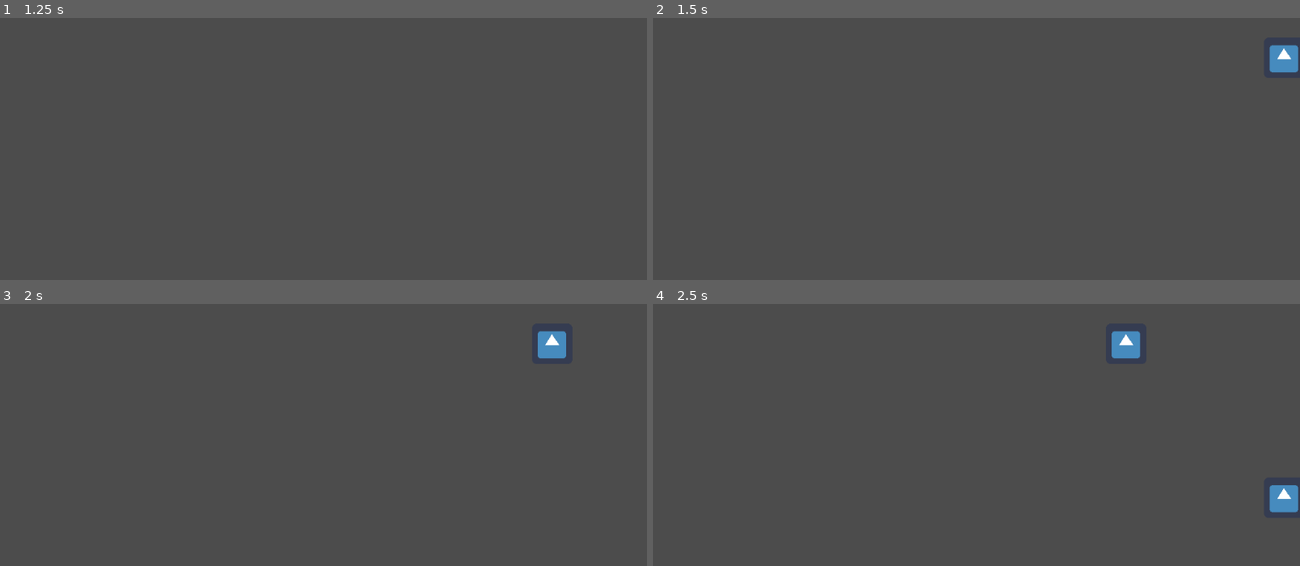
Above: before the commit, frames 1-4 (two rows, left to right).
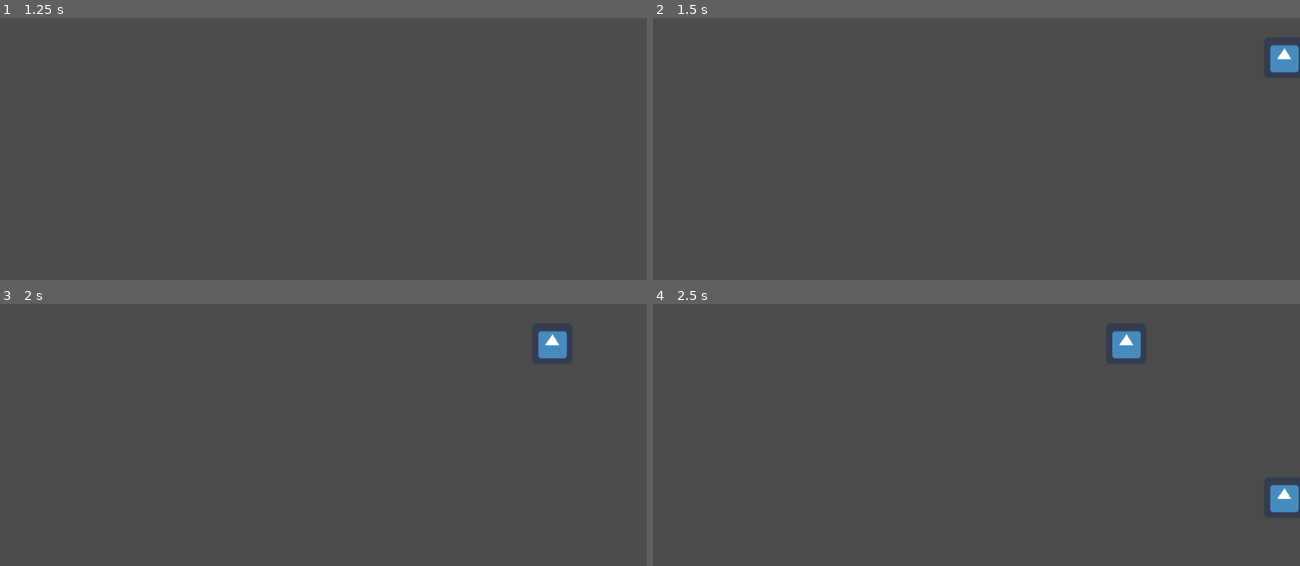
Above: after the commit, the same moments.

Repository: fyrebase/godot-jitter-demo
Game: Godot game, scene res://base.tscn
Two runs of this game, one before a commit and one after it. Both use one fixed random seed, a clock stepped at 60 frames per second and the inputs below. The engine's default icon, where the game draws it, is replaced by a stand-in: a white triangle on a blue panel in a dark square.
Inputs:
- Up to frame 1 (1.25 s): tap Enter at 0.5 s
- Up to frame 2 (1.5 s): tap Space at 1.25 s
- Up to frame 3 (2 s): no input
- Up to frame 4 (2.5 s): no input

Frame 1 is identical in both runs. In frame 2, less than 0.1% of the frame differs, in the area x 95-100%, y 10-21%; in frame 3, less than 0.1%; in frame 4, less than 0.1%, in the area x 70-100%, y 10-80%.

Commit message:
Removed redundant direction multiplier (Thanks to robbertzzz1). Forced game window to always be top

Diff:
--- a/base.gd
+++ b/base.gd
@@ -15,6 +15,7 @@
 
   OS.window_fullscreen = true
   OS.window_size = OS.get_screen_size()
+  OS.set_window_always_on_top(true)
 
 func _onTimerTimeout() -> void:
   var e: Node = enemy.instance()
--- a/enemy.gd
+++ b/enemy.gd
@@ -2,7 +2,6 @@
 
 var speed: float = 250
 var velocity: Vector2 = Vector2.ZERO
-var direction: int = 1
 
 func _ready() -> void:
   randomize()
@@ -15,11 +14,11 @@
   position = Vector2(startPositions[rand_index], rand_range(100.0, screenSize.y - 100))
 
   if position.x > screenSize.x:
-    direction = -1
+    transform.x = Vector2(-1, 0)
     $Sprite.flip_h = true
 
 func _physics_process(delta: float) -> void:
-  velocity = transform.x * direction * speed
+  velocity = transform.x * speed
   move_and_collide(velocity * delta)
 
 func _on_VisibilityNotifier2D_screen_exited() -> void:
